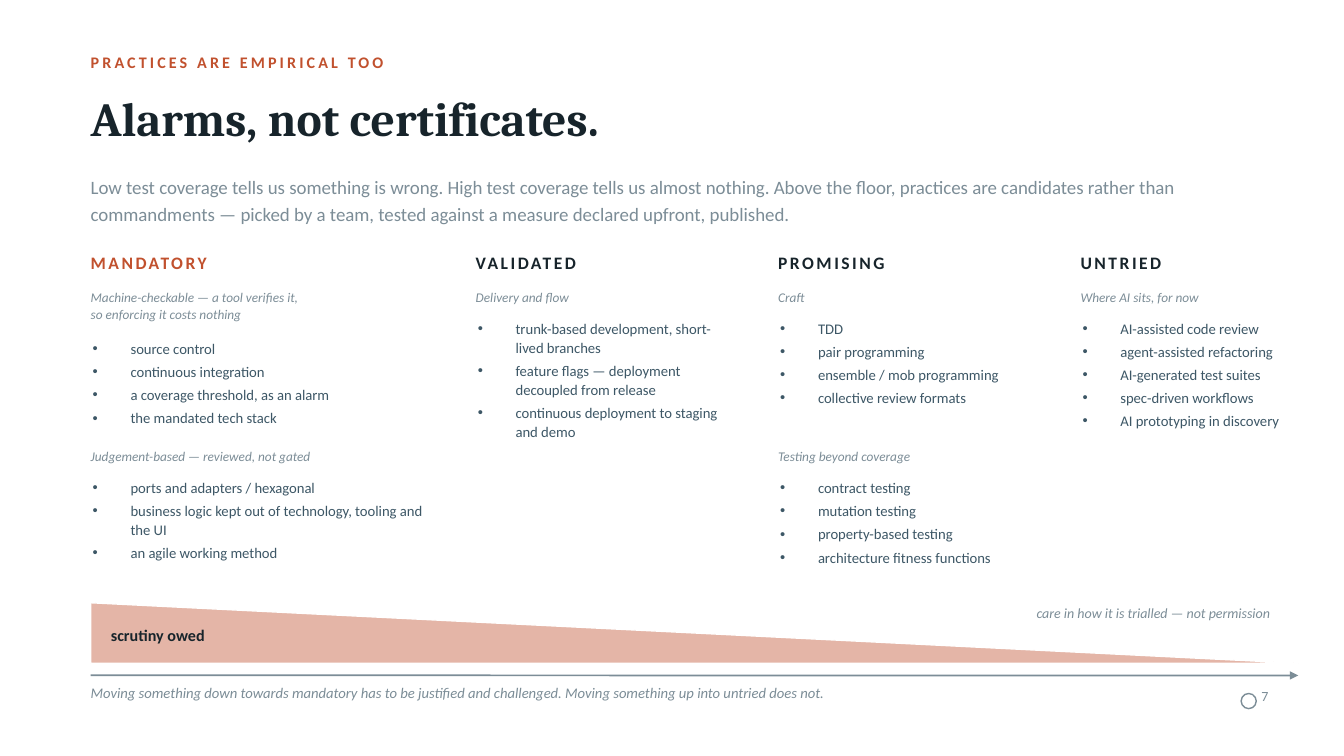
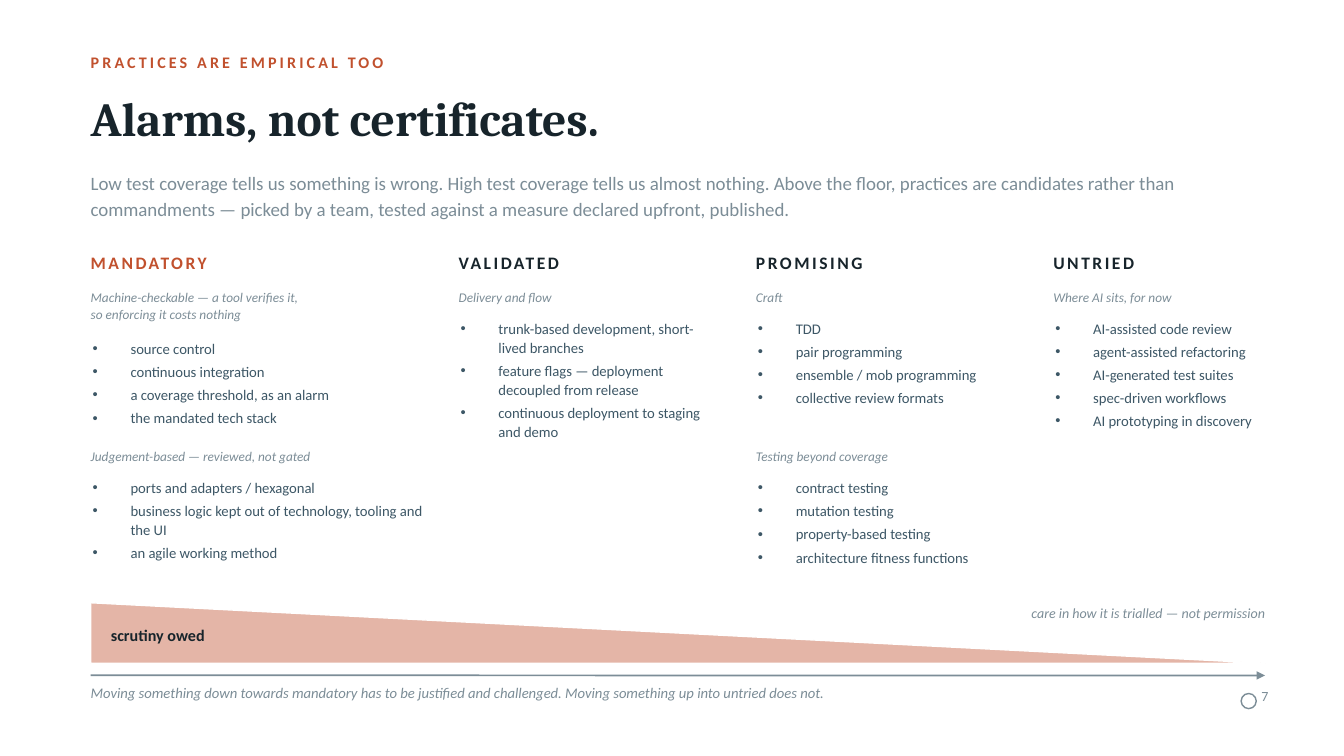
Before and after one commit to martinsson/sonar-gitlab-audit-check, a slide deck: slide 7 of slides/what-good-development-looks-like.pptx. Drawn at 1344x756 pixels with LibreOffice and Linux fonts; fonts in the diff are those of the drawing. Boxes give left, top, right and bottom in pixels: in the first picture for what was removed or moved away, otherwise in the second. Text is boxed around its words. In the diff, an @@ line names an element or a change of style, - is before the commit and + after.

```diff
--- a/slides/what-good-development-looks-like.pptx
+++ b/slides/what-good-development-looks-like.pptx
@@ text "Low test coverage tells us ..." at bbox=[91, 177, 1174, 219]: vertical alignment middle to top @@
@@ text "VALIDATED" rewrapped from bbox=[476, 252, 738, 280] to bbox=[459, 252, 716, 280] @@
@@ text "PROMISING": place and size @@
-text "PROMISING" at bbox=[778, 257, 884, 269]
+text "PROMISING" at bbox=[756, 257, 862, 269]
@@ text "UNTRIED": place and size @@
-text "UNTRIED" at bbox=[1081, 257, 1162, 269]
+text "UNTRIED" at bbox=[1053, 257, 1134, 269]
@@ text "Delivery and flow": place and size @@
-text "Delivery and flow" at bbox=[476, 293, 569, 304]
+text "Delivery and flow" at bbox=[459, 293, 551, 304]
@@ text "Craft": place and size @@
-text "Craft" at bbox=[778, 293, 804, 302]
+text "Craft" at bbox=[756, 293, 782, 302]
@@ text "Where AI sits, for now": place and size @@
-text "Where AI sits, for now" at bbox=[1081, 293, 1199, 304]
+text "Where AI sits, for now" at bbox=[1053, 293, 1171, 303]
@@ text "trunk-based development, short-lived branches": place and size @@
-text "trunk-based development, short-lived branches" at bbox=[516, 324, 717, 437]
+text "trunk-based development, short-lived branches" at bbox=[498, 324, 700, 437]
@@ text "TDD": place and size @@
-text "TDD" at bbox=[818, 324, 998, 403]
+text "TDD" at bbox=[796, 324, 976, 403]
@@ text "AI-assisted code review": place and size @@
-text "AI-assisted code review" at bbox=[1120, 324, 1279, 429]
+text "AI-assisted code review" at bbox=[1093, 324, 1252, 429]
@@ text "Testing beyond coverage": place and size @@
-text "Testing beyond coverage" at bbox=[778, 452, 910, 463]
+text "Testing beyond coverage" at bbox=[756, 452, 888, 463]
@@ text "contract testing": place and size @@
-text "contract testing" at bbox=[818, 483, 990, 563]
+text "contract testing" at bbox=[796, 483, 968, 563]
@@ right triangle: place and size @@
-right triangle at bbox=[91, 603, 1299, 663]
+right triangle at bbox=[91, 603, 1265, 663]
@@ text "care in how it is ...": place and size @@
-text "care in how it is ..." at bbox=[1037, 608, 1270, 620]
+text "care in how it is ..." at bbox=[1031, 608, 1265, 620]
@@ arrow moved from (91, 676) - (1299, 676) to (91, 676) - (1265, 676) @@
```
Also in this commit, not shown: 7 other slides changed, 1 other file.
